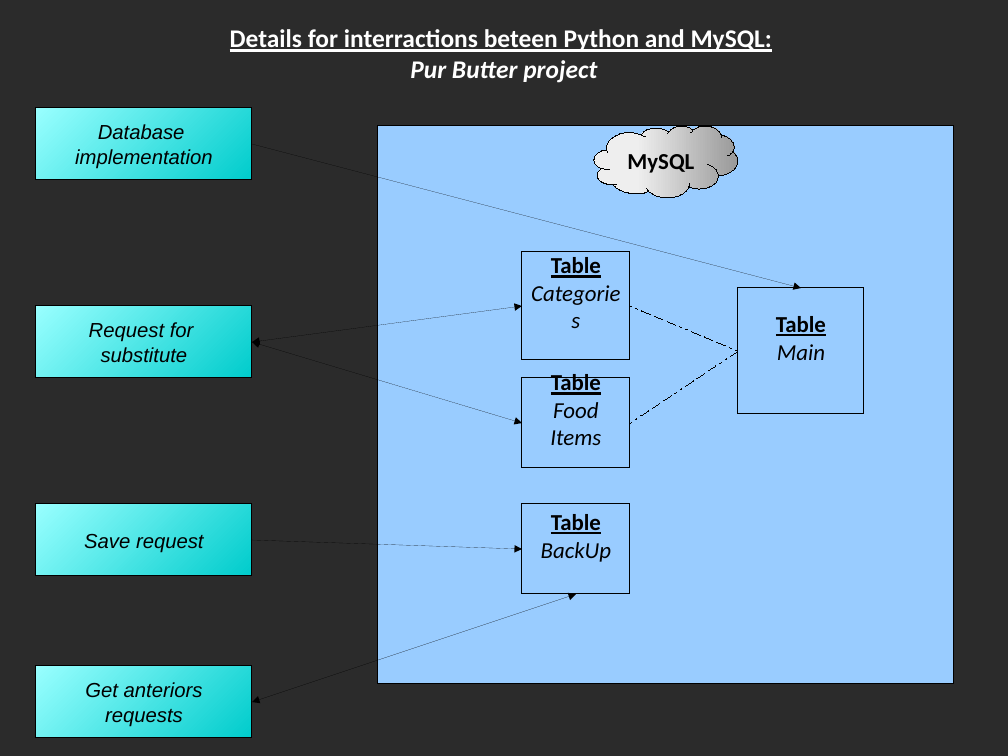
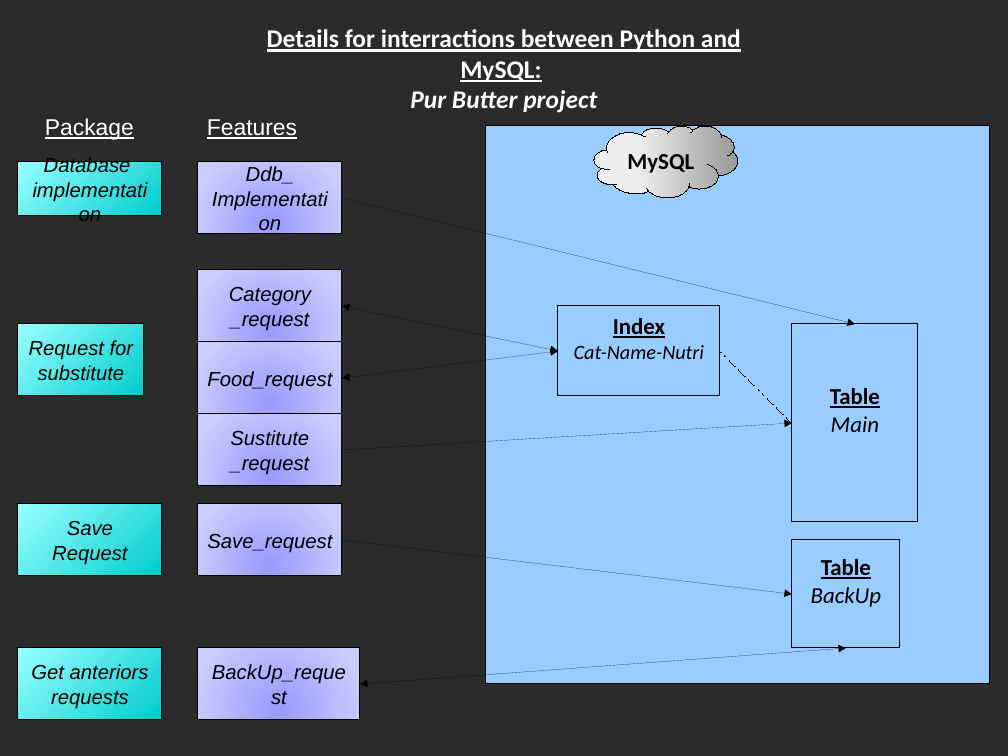
Before and after one commit to Thibault231/Projet_5_BDD_PythonMySQL, a slide deck: slide 2 of Usage_diagram.odp. Drawn at 1008x756 pixels with LibreOffice and Linux fonts; fonts in the diff are those of the drawing; background and template pictures are left out; a plain dark background stands for a picture behind light text. Boxes give left, top, right and bottom in pixels: in the first picture for what was removed or moved away, otherwise in the second. Text is boxed around its words. In the diff, an @@ line names an element or a change of style, - is before the commit and + after.

Commit message:
add SQL features and bdd

```diff
--- a/Usage_diagram.odp
+++ b/Usage_diagram.odp
@@ text at bbox=[267, 29, 741, 82]: text changed @@
-Details for interractions beteen Python and MySQL:
+Details for interractions between Python and MySQL:
@@ text added at bbox=[45, 118, 134, 140], 18 pt, text #FFFFFF, underline @@
+Package
@@ text added at bbox=[207, 119, 297, 139], 18 pt, text #FFFFFF, underline @@
+Features
@@ rectangle: place and size @@
-rectangle at bbox=[378, 126, 954, 684]
+rectangle at bbox=[486, 126, 990, 684]
@@ rectangle "Database": place and size @@
-rectangle "Database" at bbox=[36, 108, 252, 180]
+rectangle "Database" at bbox=[18, 162, 162, 216]
@@ rectangle added at bbox=[198, 162, 342, 234], fill gradient #9999FF to #CCCCFF, outline #000000 0 pt, 16 pt, text #000000, italic @@
+Ddb_
+Implementation
@@ arrow moved from (252, 144) - (801, 288) to (342, 198) - (855, 324) @@
@@ rectangle added at bbox=[198, 270, 342, 342], fill gradient #9999FF to #CCCCFF, outline #000000 0 pt, 16 pt, text #000000, italic @@
+Category
+_request
@@ rectangle "Request for": place and size @@
-rectangle "Request for" at bbox=[36, 306, 252, 379]
+rectangle "Request for" at bbox=[18, 324, 145, 396]
@@ double arrow moved from (252, 342) - (522, 306) to (342, 306) - (558, 351) @@
@@ rectangle "Index": place and size @@
-rectangle "Index" at bbox=[522, 252, 630, 360]
+rectangle "Index" at bbox=[558, 306, 720, 396]
@@ text in rectangle at bbox=[574, 318, 705, 359]: text changed; size 18 to 16 pt @@
-Table
-Categories
+Index
+Cat-Name-Nutri
@@ line removed from (630, 306) to (738, 351) @@
@@ rectangle "Table": place and size @@
-rectangle "Table" at bbox=[738, 288, 864, 414]
+rectangle "Table" at bbox=[792, 324, 918, 522]
@@ rectangle added at bbox=[198, 342, 342, 414], fill gradient #9999FF to #CCCCFF, outline #000000 0 pt, 16 pt, text #000000, italic @@
+Food_request
@@ double arrow moved from (252, 342) - (522, 424) to (342, 378) - (558, 351) @@
@@ line moved from (630, 424) - (738, 351) to (720, 351) - (792, 424) @@
@@ rectangle removed at bbox=[522, 378, 630, 467] @@
-Table
-Food Items
@@ rectangle added at bbox=[198, 414, 342, 487], fill gradient #9999FF to #CCCCFF, outline #000000 0 pt, 16 pt, text #000000, italic @@
+Sustitute
+_request
@@ arrow added from (342, 450) to (792, 424), #000000 0 pt @@
@@ rectangle added at bbox=[18, 504, 162, 576], fill gradient #99FFFF to #00CCCC, outline #000000 0 pt, 16 pt, text #000000, italic @@
+Save Request
@@ rectangle "Save_request": place and size @@
-rectangle "Save_request" at bbox=[36, 504, 252, 576]
+rectangle "Save_request" at bbox=[198, 504, 342, 576]
@@ rectangle "Save_request" at bbox=[198, 504, 342, 576]: fill gradient #99FFFF to #00CCCC to gradient #9999FF to #CCCCFF @@
@@ text in rectangle at bbox=[207, 533, 332, 553]: text changed @@
-Save request
+Save_request
@@ arrow moved from (252, 541) - (522, 549) to (342, 541) - (792, 595) @@
@@ rectangle "Table": place and size @@
-rectangle "Table" at bbox=[522, 504, 630, 594]
+rectangle "Table" at bbox=[792, 541, 900, 649]
@@ rectangle "Get anteriors": place and size @@
-rectangle "Get anteriors" at bbox=[36, 666, 252, 738]
+rectangle "Get anteriors" at bbox=[18, 649, 162, 721]
@@ rectangle added at bbox=[198, 649, 360, 721], fill gradient #9999FF to #CCCCFF, outline #000000 0 pt, 16 pt, text #000000, italic @@
+BackUp_request
@@ double arrow moved from (252, 702) - (576, 595) to (360, 684) - (846, 649) @@
```
Also in this commit, not shown: 1 slide added, 7 other files.
